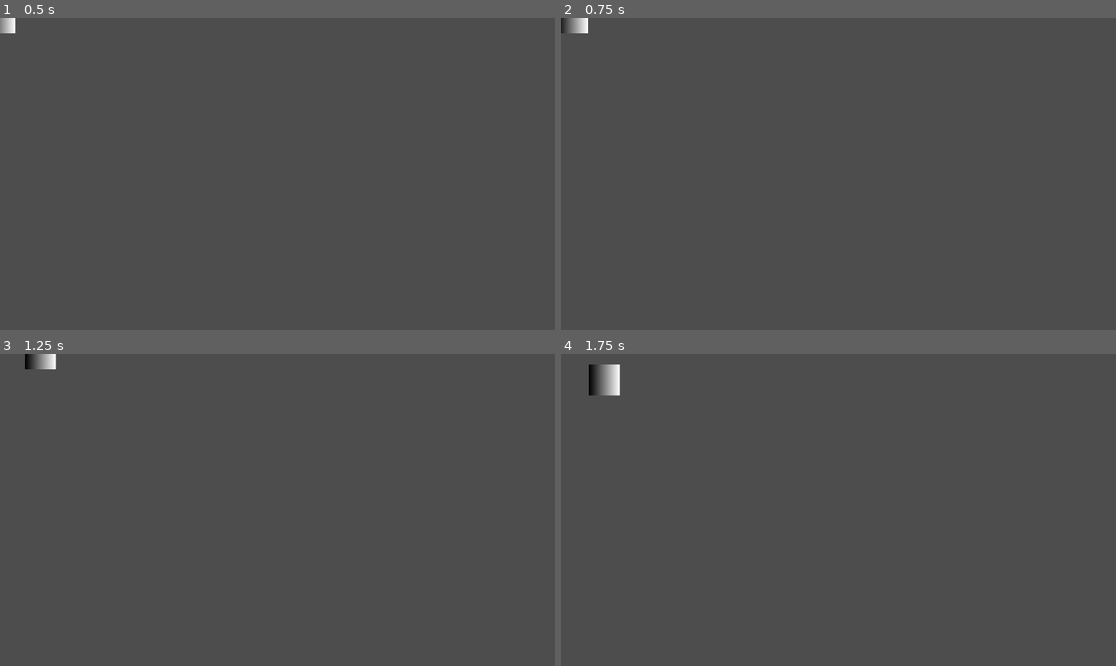
Above: before the commit, frames 1-4 (two rows, left to right).
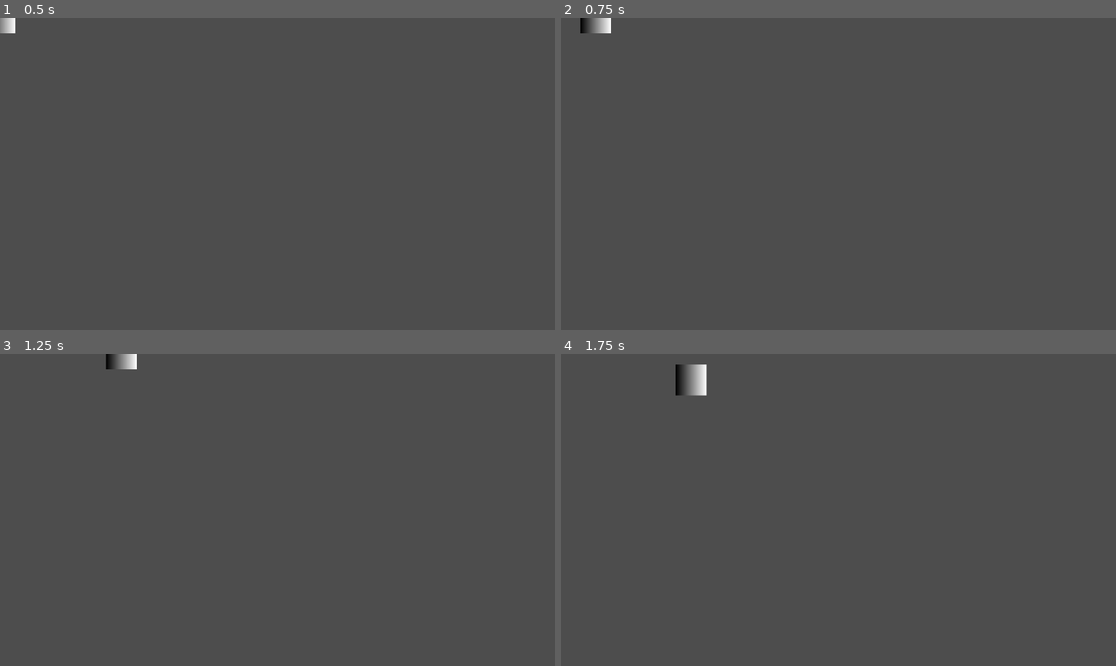
Above: after the commit, the same moments.

Repository: shlok-tiwari/First-Godot-Project
Game: Godot game, scene res://player.tscn
Same seed, same stepped clock (60 frames per second), same inputs: the game is played once before the commit and once after it.
Inputs:
- Up to frame 1 (0.5 s): no input
- Up to frame 2 (0.75 s): tap Enter at 0.5 s; hold Right (Right) from 0.53 s (still down); hold Shift (Shift, bound only after the commit) from 0.53 s (still down)
- Up to frame 3 (1.25 s): keep holding Right (Right); keep holding Shift (Shift, bound only after the commit)
- Up to frame 4 (1.75 s): release Right (Right) at 1.28 s; release Shift (Shift, bound only after the commit) at 1.28 s; hold Down (Down) from 1.28 s (still down); tap Shift (Shift, bound only after the commit) at 1.35 s

Frame 1 is identical in both runs. In frame 2, 0.3% of the frame differs, in the area x 0-10%, y 0-5%; in frame 3, 0.5%; in frame 4, 0.9%, in the area x 5-27%, y 3-14%.

Commit message:
Sprint key added

Diff:
--- a/module---godot-beginnings/player.gd
+++ b/module---godot-beginnings/player.gd
@@ -15,4 +15,6 @@
 		velocity.x = -WALKING_SPEED
 	if (Input.is_action_pressed("Right")):
 		velocity.x = WALKING_SPEED
+	if (Input.is_action_pressed("Shift")):
+		velocity.x = 3 * velocity.x
 	move_and_slide()
--- a/module---godot-beginnings/project.godot
+++ b/module---godot-beginnings/project.godot
@@ -37,3 +37,8 @@
 "events": [Object(InputEventKey,"resource_local_to_scene":false,"resource_name":"","device":0,"window_id":0,"alt_presse …(194 unchanged characters)…
 ]
 }
+Shift={
+"deadzone": 0.2,
+"events": [Object(InputEventKey,"resource_local_to_scene":false,"resource_name":"","device":0,"window_id":0,"alt_pressed":false,"shift_pressed":false,"ctrl_pressed":false,"meta_pressed":false,"pressed":false,"keycode":0,"physical_keycode":4194325,"key_label":0,"unicode":0,"location":0,"echo":false,"script":null)
+]
+}
